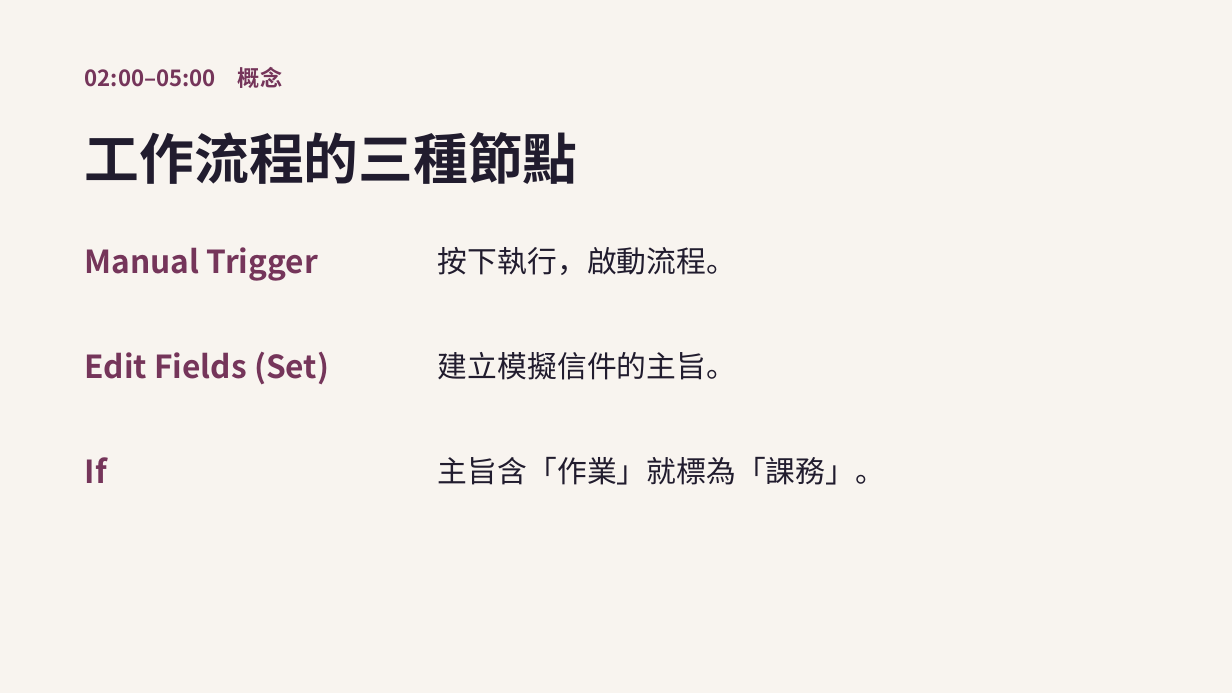
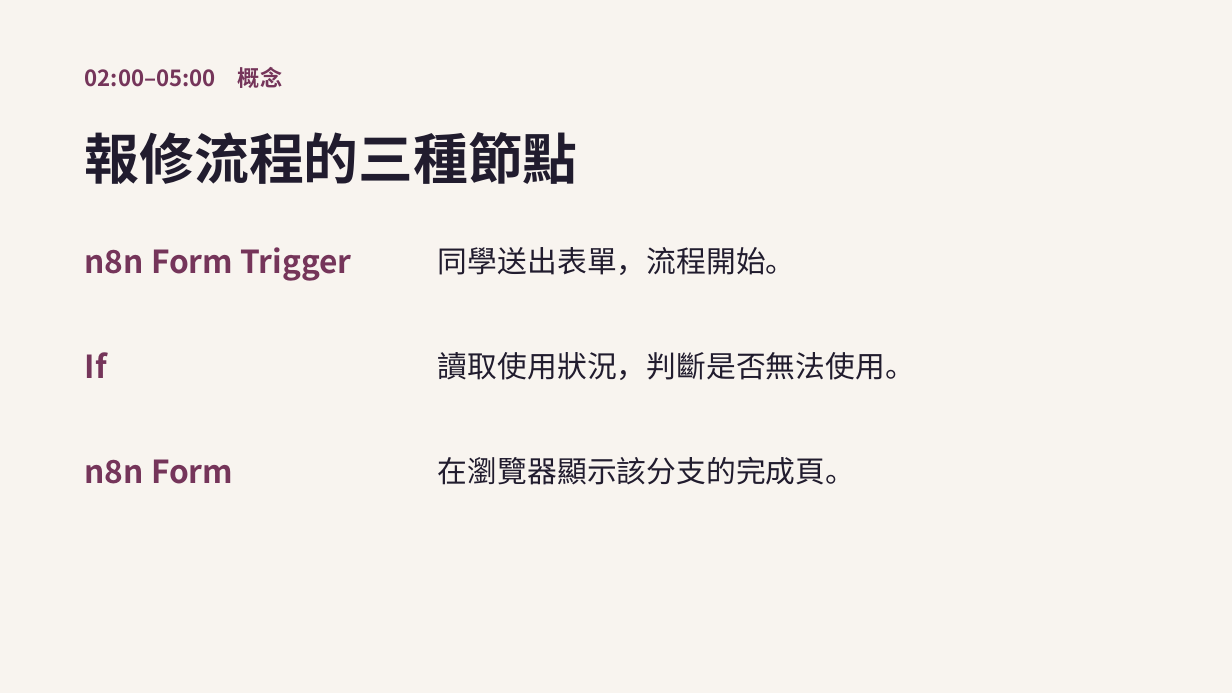
Before and after one commit to robylin829/n8n-30min-workshop, a slide deck: slide 2 of slides/n8n-30min-workshop.pptx. Drawn at 1232x693 pixels with LibreOffice and Linux fonts; fonts in the diff are those of the drawing. Boxes give left, top, right and bottom in pixels: in the first picture for what was removed or moved away, otherwise in the second. Text is boxed around its words. In the diff, an @@ line names an element or a change of style, - is before the commit and + after.

```diff
--- a/slides/n8n-30min-workshop.pptx
+++ b/slides/n8n-30min-workshop.pptx
@@ text at [85, 132, 578, 184]: text changed @@
-工作流程的三種節點
+報修流程的三種節點
@@ text at [85, 247, 351, 281]: text changed @@
-Manual Trigger
+n8n Form Trigger
@@ text at [438, 247, 796, 275]: text changed @@
-按下執行，啟動流程。
+同學送出表單，流程開始。
@@ text at [85, 352, 107, 378]: text changed @@
-Edit Fields (Set)
+If
@@ text at [438, 352, 915, 380]: text changed @@
-建立模擬信件的主旨。
+讀取使用狀況，判斷是否無法使用。
@@ text at [85, 459, 233, 484]: text changed @@
-If
+n8n Form
@@ text at [438, 457, 855, 485]: text changed @@
-主旨含「作業」就標為「課務」。
+在瀏覽器顯示該分支的完成頁。
```
Also in this commit, not shown: 5 other slides changed, 1 slide added, 1 slide removed, 6 other files.
